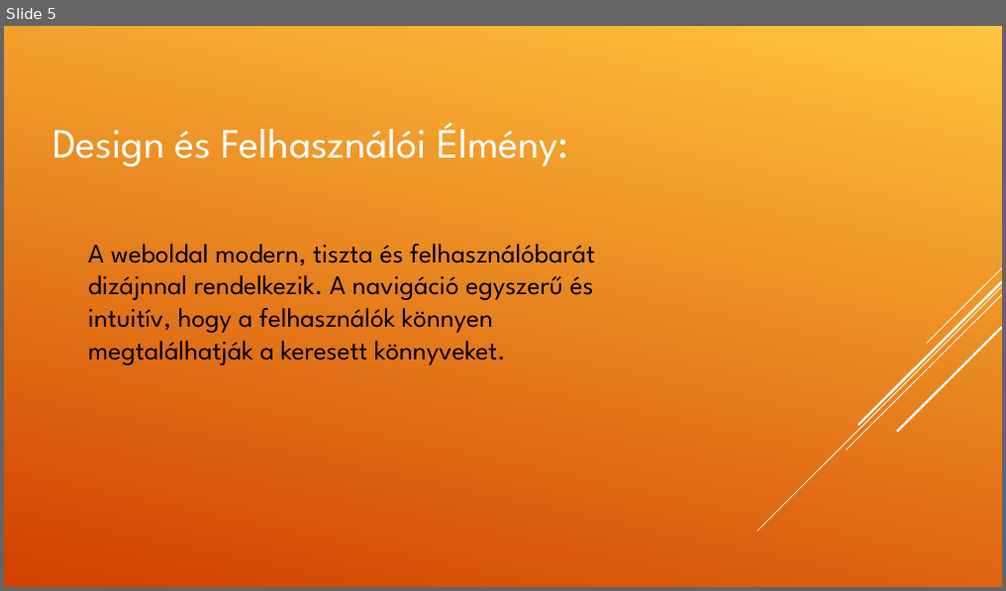
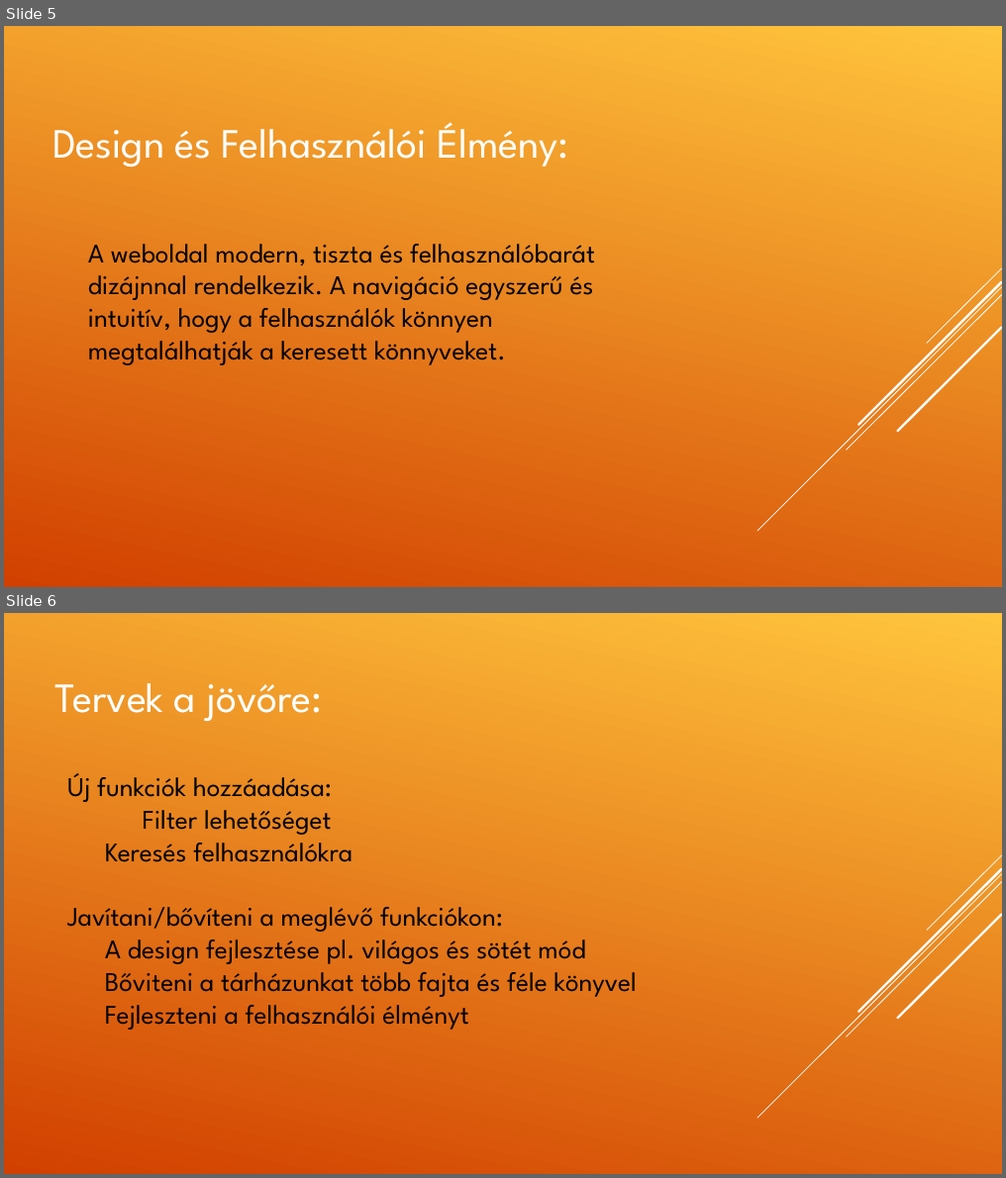
Before and after one commit to kalmanlaszlo06/vizsgaremek, a slide deck: vizsgaremek/Bookli.pptx. Shown one above the other, each under a label of ours: slide 5 before the commit, slides 5 and 6 after it. The pictures are 1006x591 and 1006x1178 pixels, drawn with LibreOffice and Linux fonts; fonts in the diff are those of the drawing. Boxes give left, top, right and bottom in pixels: in the first picture for what was removed or moved away, otherwise in the second. Text is boxed around its words. In the diff, an @@ line names an element or a change of style, - is before the commit and + after.

```diff
--- a/vizsgaremek/Bookli.pptx
+++ b/vizsgaremek/Bookli.pptx
@@ slide 6 added at box(4, 613, 1002, 1174), background gradient #FFC53D to #D14000; not listed: 5 template elements that a slide beside it also shows @@
@@ text added at box(55, 683, 322, 721), 40 pt, text #FFFFFF @@
+Tervek a jövőre:
@@ text added at box(67, 773, 637, 1030), 26 pt, text #000000 @@
+Új funkciók hozzáadása:
+Filter lehetőséget
+Keresés felhasználókra
+Javítani/bővíteni a meglévő funkciókon:
+A design fejlesztése pl. világos és sötét mód
+Bőviteni a tárházunkat több fajta és féle könyvel
+Fejleszteni a felhasználói élményt
```
Also in this commit, not shown: 2 slides changed, 1 slide removed.
